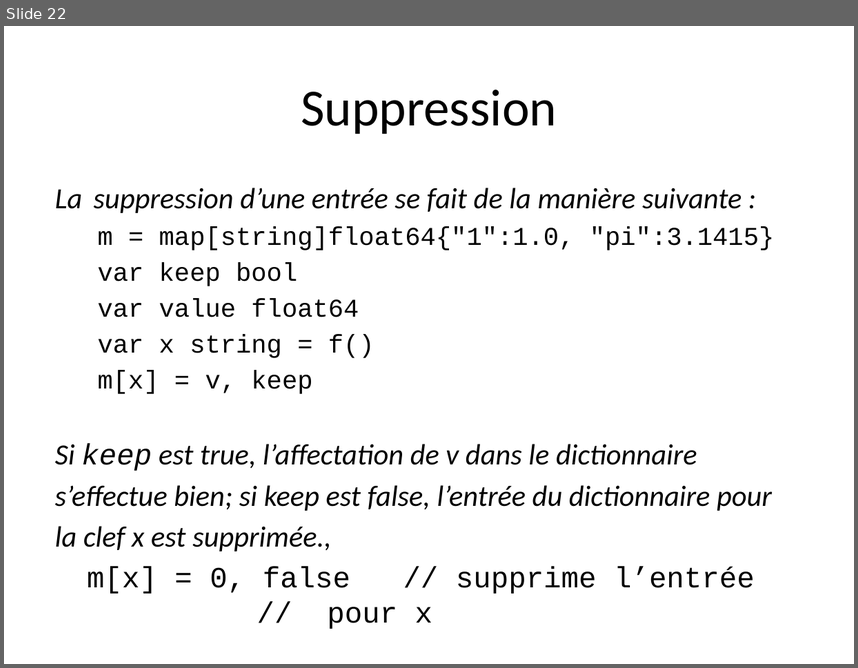
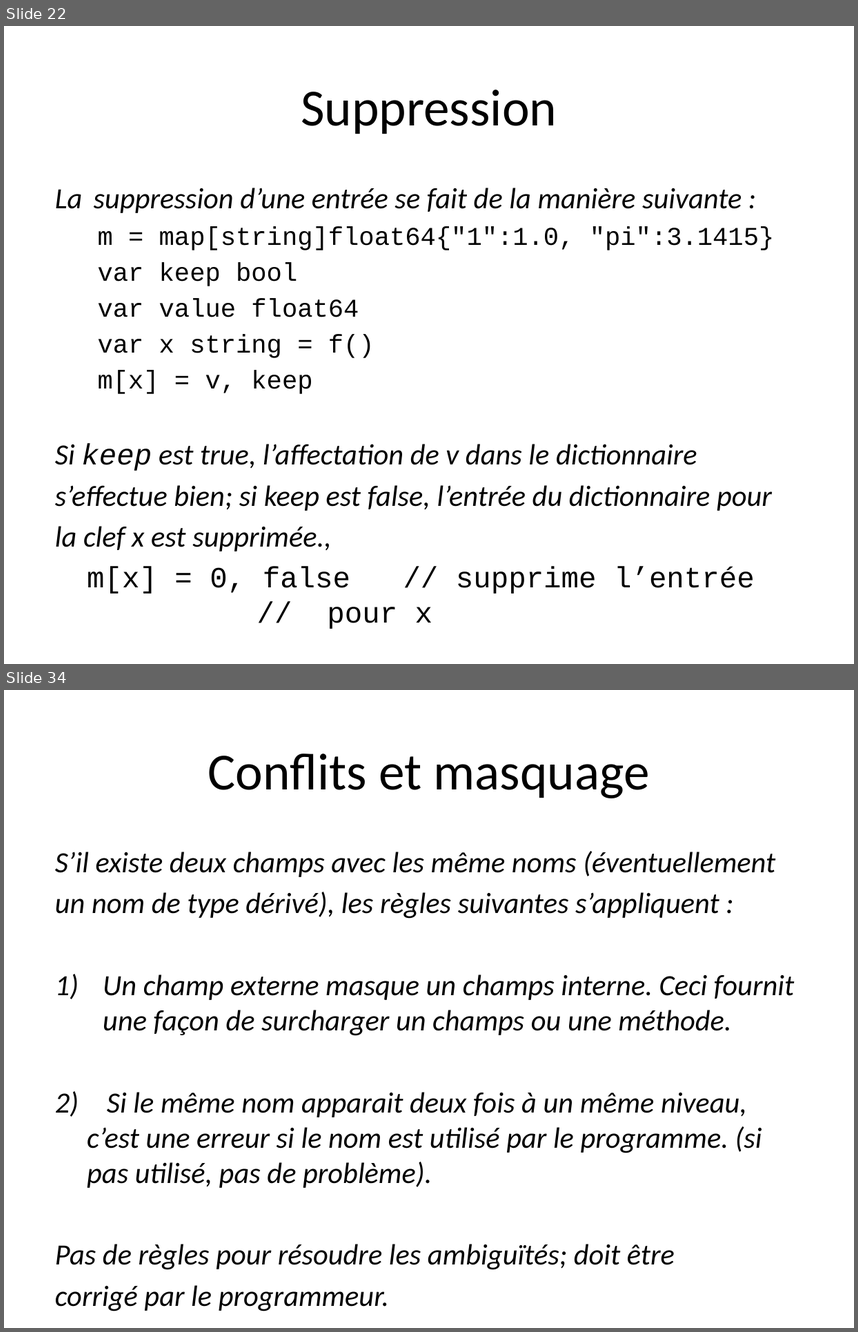
Before and after one commit to trash-anger/golang-france, a slide deck: Go-documentation/cours-general/Go-partie2.pptx. Shown one above the other, each under a label of ours: slide 22 before the commit, slides 22 and 34 after it; the slides between them are not shown. The pictures are 858x668 and 858x1332 pixels, drawn with LibreOffice and Linux fonts; fonts in the diff are those of the drawing; background and template pictures are left out. Boxes give left, top, right and bottom in pixels: in the first picture for what was removed or moved away, otherwise in the second. Text is boxed around its words. In the diff, an @@ line names an element or a change of style, - is before the commit and + after.

```diff
--- a/Go-documentation/cours-general/Go-partie2.pptx
+++ b/Go-documentation/cours-general/Go-partie2.pptx
@@ slide 34 added at (4,690,854,1328), background #FFFFFF @@
@@ title added at (208,753,650,798), 44 pt, text #000000 @@
+Conflits et masquage
@@ text added at (55,851,794,1270), 24.8 pt, text #000000, italic @@
+S’il existe deux champs avec les même noms (éventuellement
+un nom de type dérivé), les règles suivantes s’appliquent :
+1) Un champ externe masque un champs interne. Ceci fournit une façon de surcharger un champs ou une méthode.
+2) Si le même nom apparait deux fois à un même niveau, c’est une erreur si le nom est utilisé par le programme. (si pas utilisé, pas de problème).
+Pas de règles pour résoudre les ambiguïtés; doit être
+corrigé par le programmeur.
```
Also in this commit, not shown: 1 slide changed, 19 other slides added, 1 slide removed, 2 other files.
